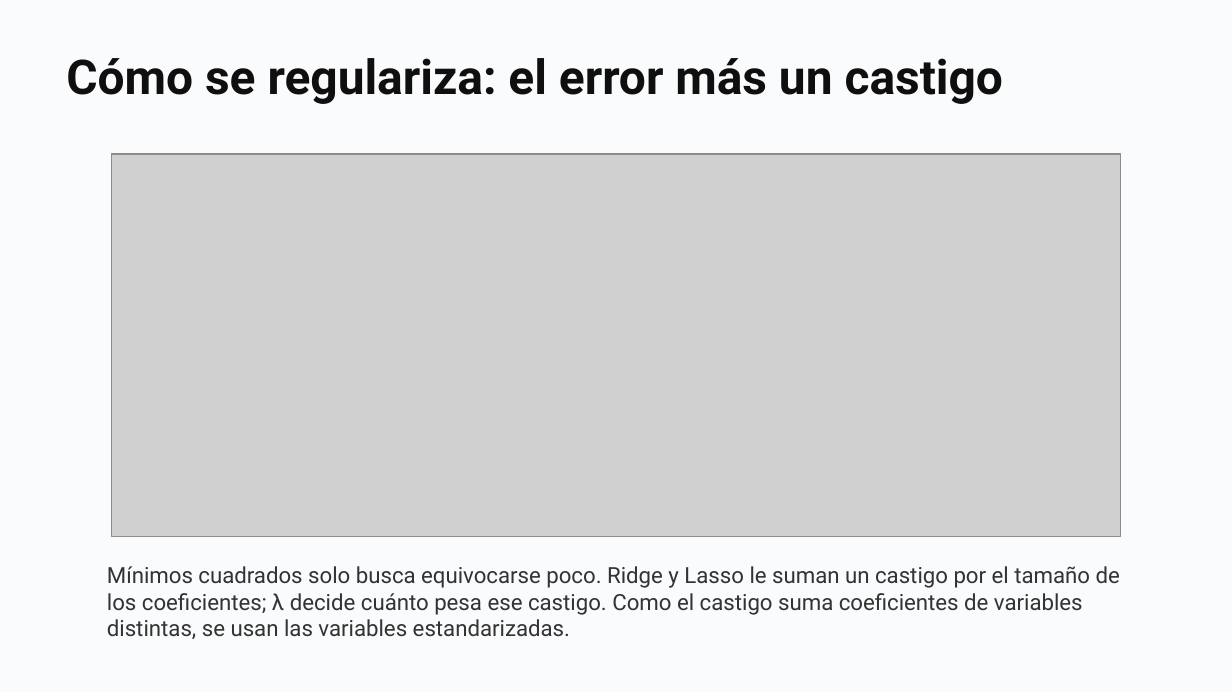
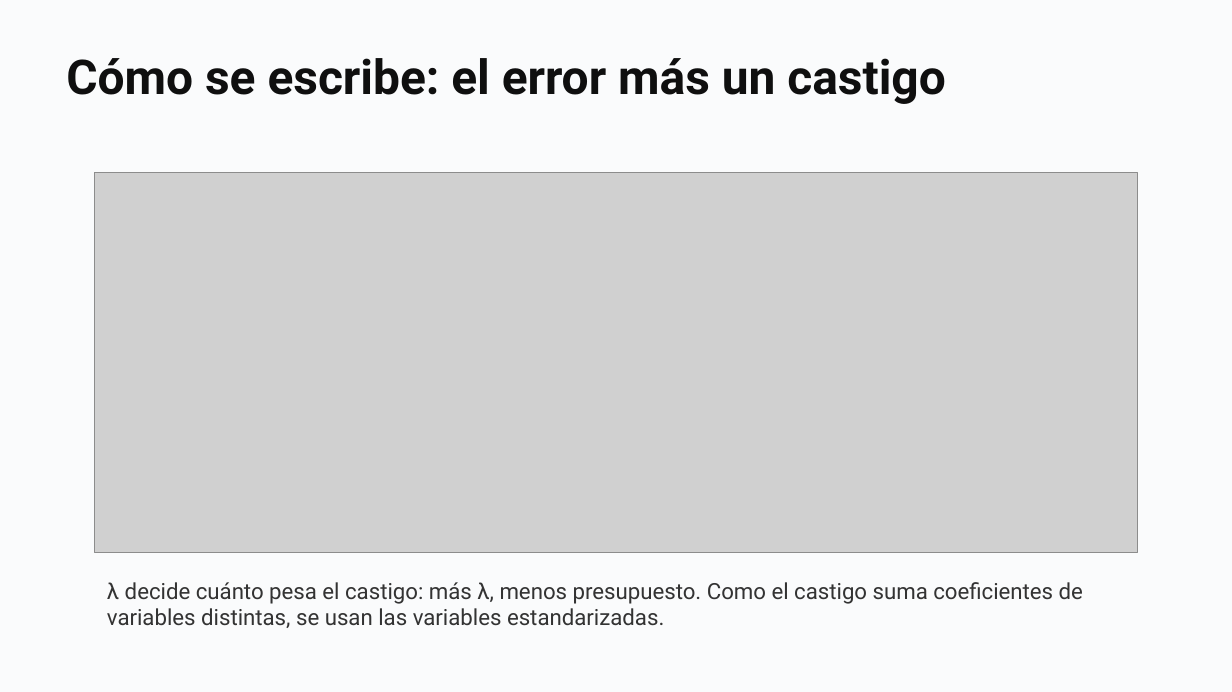
Before and after one commit to daniopitz/diplomado-cdd, a slide deck: slide 44 of presentaciones/clase07_evaluar_regularizar.pptx (slide 32 before the commit). Drawn at 1232x692 pixels with LibreOffice and Linux fonts; fonts in the diff are those of the drawing; grey boxes stand for pictures. Boxes give left, top, right and bottom in pixels: in the first picture for what was removed or moved away, otherwise in the second. Text is boxed around its words. In the diff, an @@ line names an element or a change of style, - is before the commit and + after.

```diff
--- a/presentaciones/clase07_evaluar_regularizar.pptx
+++ b/presentaciones/clase07_evaluar_regularizar.pptx
@@ text at (66, 58, 946, 104): text changed @@
-Cómo se regulariza: el error más un castigo
+Cómo se escribe: el error más un castigo
@@ picture: place and size @@
-picture at (111, 154, 1120, 537)
+picture at (94, 172, 1137, 552)
@@ text at (107, 582, 1083, 628): text changed @@
-Mínimos cuadrados solo busca equivocarse poco. Ridge y Lasso le suman un castigo por el tamaño de los coeficientes; λ decide cuánto pesa ese castigo. Como el castigo suma coeficientes de variables distintas, se usan las variables estandarizadas.
+λ decide cuánto pesa el castigo: más λ, menos presupuesto. Como el castigo suma coeficientes de variables distintas, se usan las variables estandarizadas.
```
Also in this commit, not shown: 14 other slides changed, 16 slides added, 1 slide removed, 2 other files.
